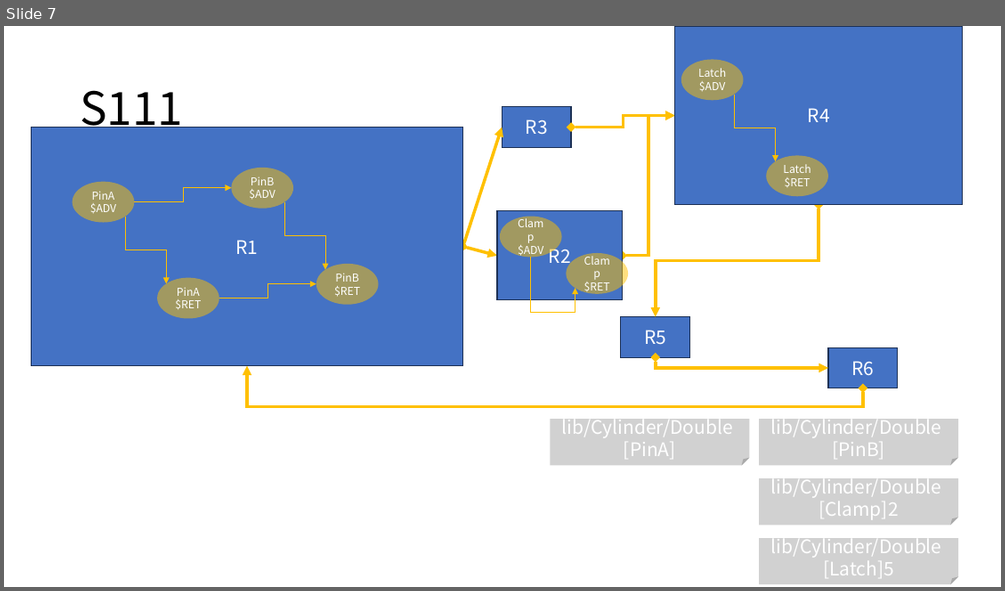
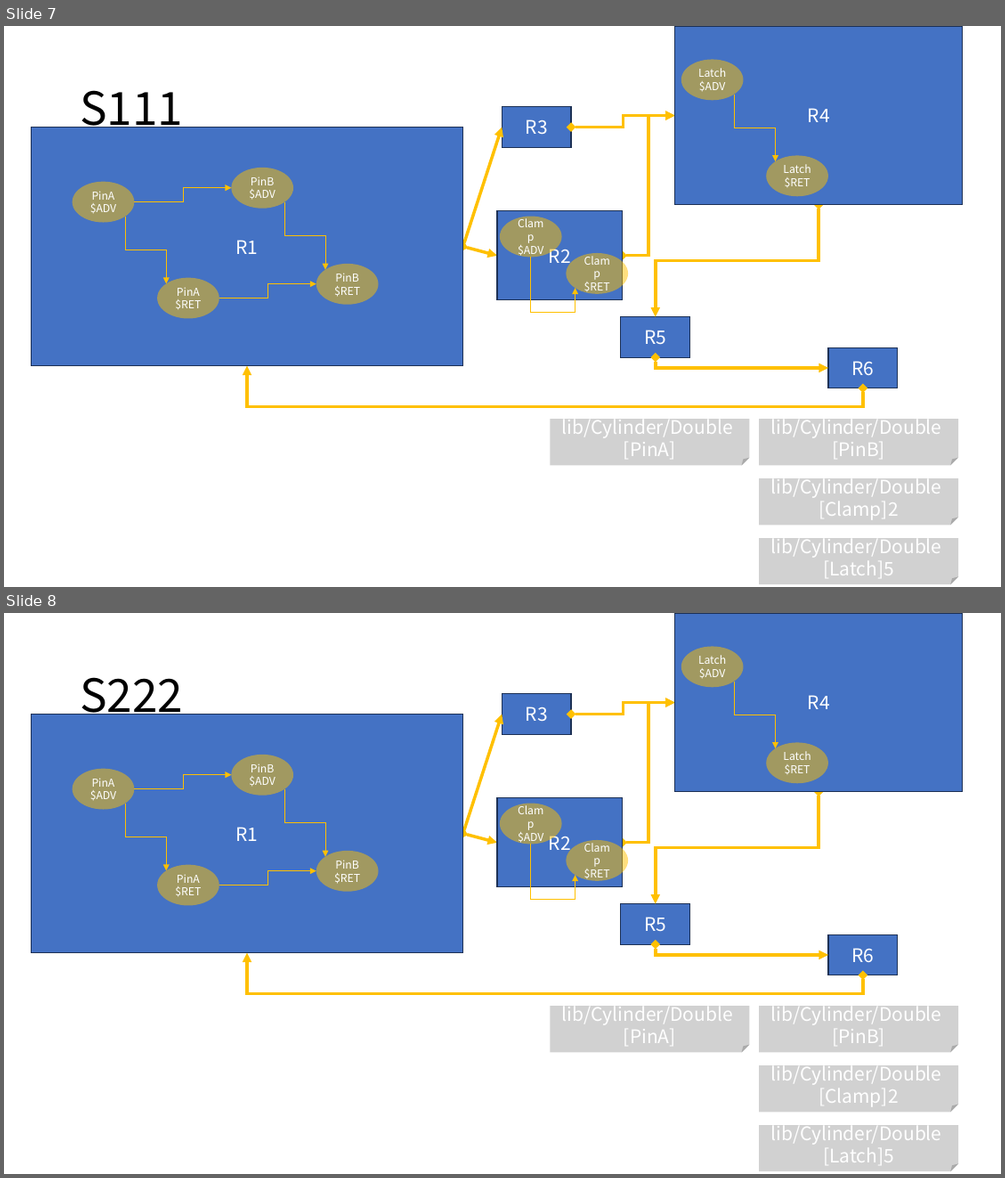
Before and after one commit to DualsoftDev/ds, a slide deck: DsDotNet/src/UnitTest/UnitTest.Model/ImportOfficeExample/Sample/s.pptx. Shown one above the other, each under a label of ours: slide 7 before the commit, slides 7 and 8 after it. The pictures are 1005x591 and 1005x1178 pixels, drawn with LibreOffice and Linux fonts; fonts in the diff are those of the drawing. Boxes give left, top, right and bottom in pixels: in the first picture for what was removed or moved away, otherwise in the second. Text is boxed around its words. In the diff, an @@ line names an element or a change of style, - is before the commit and + after.

```diff
--- a/DsDotNet/src/UnitTest/UnitTest.Model/ImportOfficeExample/Sample/s.pptx
+++ b/DsDotNet/src/UnitTest/UnitTest.Model/ImportOfficeExample/Sample/s.pptx
@@ slide 8 added at (x1=4, y1=613, x2=1001, y2=1174), background #FFFFFF @@
@@ title added at (x1=80, y1=677, x2=183, y2=723), 44 pt, text #000000 @@
+S222
@@ group added at (x1=675, y1=613, x2=962, y2=792): 2 ellipses, 1 rectangle, 1 elbow arrow @@
+R4
+Latch $ADV
+Latch $RET
@@ double arrow added from (463, 834) to (502, 714), #FFC000 3 pt @@
@@ rectangle added at (x1=502, y1=694, x2=572, y2=734), fill #4472C4, outline #1E3256 1 pt, 18 pt, text #FFFFFF @@
+R3
@@ elbow double arrow added from (571, 714) to (675, 703), #FFC000 3 pt @@
@@ elbow double arrow added from (623, 843) to (675, 703), #FFC000 3 pt @@
@@ elbow double arrow added from (819, 792) to (655, 904), #FFC000 3 pt @@
@@ double arrow added from (463, 834) to (497, 843), #FFC000 3 pt @@
@@ group added at (x1=497, y1=798, x2=629, y2=900): 2 ellipses, 1 rectangle, 1 elbow arrow @@
+R2
+Clamp $ADV
+Clamp $RET
@@ group added at (x1=31, y1=714, x2=463, y2=952): 4 ellipses, 4 elbow arrows, 1 rectangle @@
+R1
+PinA $ADV
+PinA $RET
+PinB $ADV
+PinB $RET
@@ rectangle added at (x1=621, y1=904, x2=690, y2=944), fill #4472C4, outline #1E3256 1 pt, 18 pt, text #FFFFFF @@
+R5
@@ elbow double arrow added from (863, 975) to (247, 952), #FFC000 3 pt @@
@@ elbow double arrow added from (655, 944) to (828, 955), #FFC000 3 pt @@
@@ rectangle added at (x1=828, y1=934, x2=898, y2=975), fill #4472C4, outline #1E3256 1 pt, 18 pt, text #FFFFFF @@
+R6
@@ folded corner added at (x1=550, y1=1005, x2=750, y2=1052), fill #A5A5A5 at 50% opacity, 18 pt, text #FFFFFF @@
+lib/Cylinder/Double
+[PinA]
@@ folded corner added at (x1=760, y1=1005, x2=959, y2=1052), fill #A5A5A5 at 50% opacity, 18 pt, text #FFFFFF @@
+lib/Cylinder/Double
+[PinB]
@@ folded corner added at (x1=760, y1=1065, x2=959, y2=1111), fill #A5A5A5 at 50% opacity, 18 pt, text #FFFFFF @@
+lib/Cylinder/Double
+[Clamp]2
@@ folded corner added at (x1=760, y1=1126, x2=959, y2=1172), fill #A5A5A5 at 50% opacity, 18 pt, text #FFFFFF @@
+lib/Cylinder/Double
+[Latch]5
```
Also in this commit, not shown: 6 other files.
